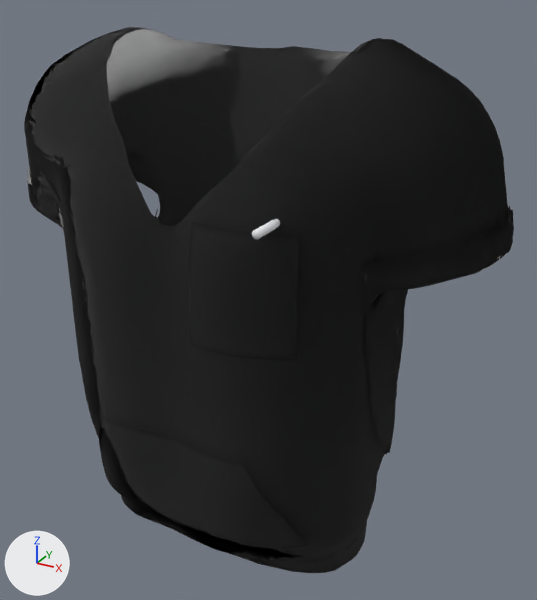
Two versions of the glTF model public/3d/models/top_anorak_m.glb, one commit apart.
Both versions are drawn from a camera (50 mm lens) standing at (0.445, -0.758, 1.623) and looking at (0.036, -0.015, 1.251). Lighting does not change. The marker at lower left points along +X, +Y and +Z. The older version comes first. Where no turn or scale is listed for an object, it has been applied to the vertices. Vertices at exactly the same position are counted once.

Objects in the first picture: 'top_anorak.001' and 1 more.
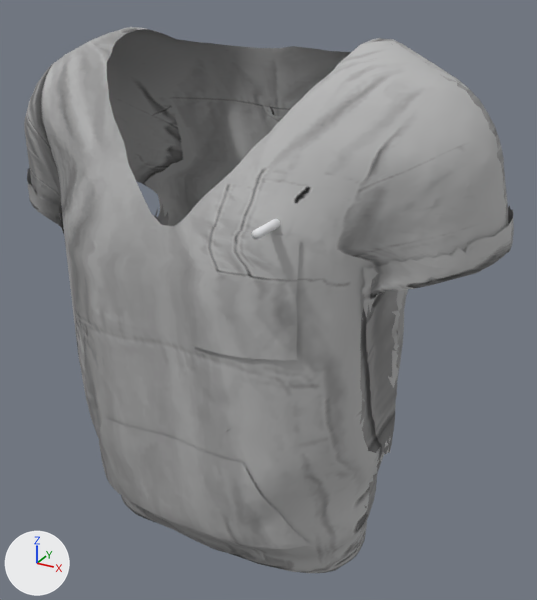
Boxes [x1, y1, x2, y2] around the edits, measured in the pictures (537 x 600 px):
'top_anorak.001', surface changed (black to grey): [24, 27, 514, 573] in both

What changed in the scene script:
```text
Add img_photo_top:
    img_photo_top = load_image('photo_top', '_unpacked/photo_top', 2048, 989, 'sRGB')
Change mat_fabric:
    remove n2 = _N.new('ShaderNodeVertexColor'); n2.name = 'Color Attribute'
    remove n3 = _N.new('ShaderNodeNormalMap'); n3.name = 'Normal Map'
    remove n3.uv_map = 'UVMap'
    remove n3.inputs[0].default_value = 0.6  # 'Strength'
    where n4 = _N.new('ShaderNodeTexImage'); n4.name = 'Image Texture'
    n4.image: img_fabric_normal -> img_photo_top
    where n0 = _N.new('ShaderNodeBsdfPrincipled'); n0.name = 'Principled BSDF'
    remove _L.new(n2.outputs[0], n0.inputs[0])  # 'Color' to 'Base Color'
    remove _L.new(n3.outputs[0], n0.inputs[5])  # 'Normal' to 'Normal'
    remove _L.new(n4.outputs[0], n3.inputs[1])  # 'Color' to 'Color'
    add _L.new(n4.outputs[0], n0.inputs[0])  # 'Color' to 'Base Color'
Change me_top_anorak:
    where me_top_anorak.from_pydata(...)  # 10219 vertices, 19703 faces; spans x -0.316..0.316, y -0.156..0.156, z -0.315..0.315
    used by ob_top_anorak_001; location = (0.0, -0.031, 1.248)
    me_top_anorak part 1: 19700 kept faces spanning x -0.316..0.316, y -0.156..0.156, z -0.315..0.315 get new texture (UV) coordinates
```
